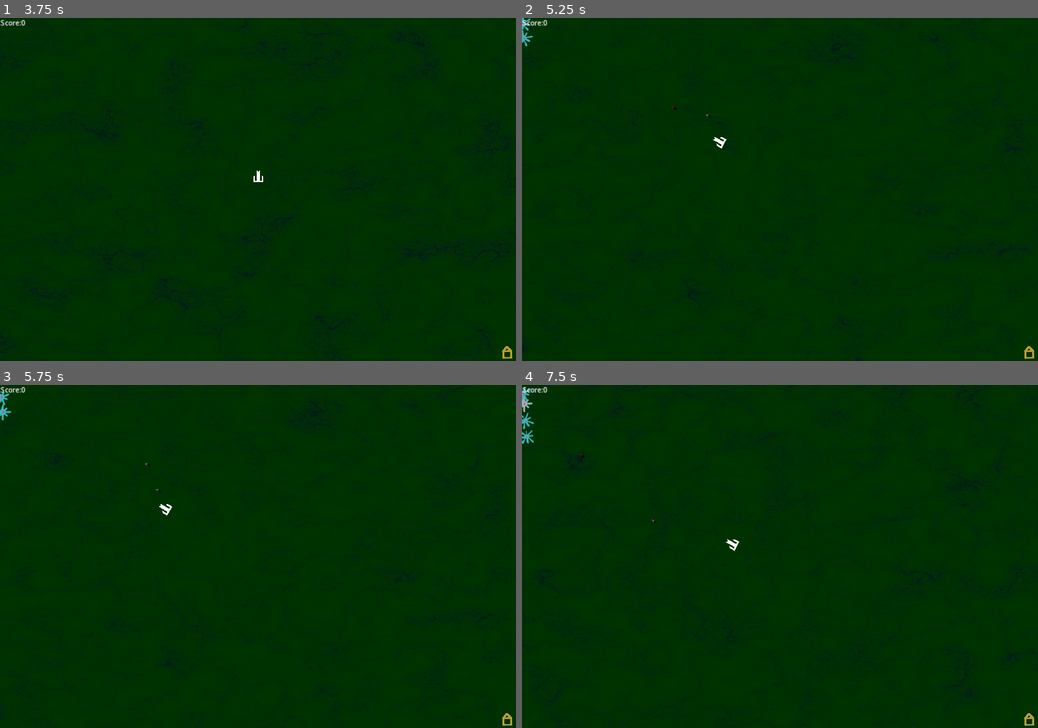
Above: before the commit, frames 1-4 (two rows, left to right).
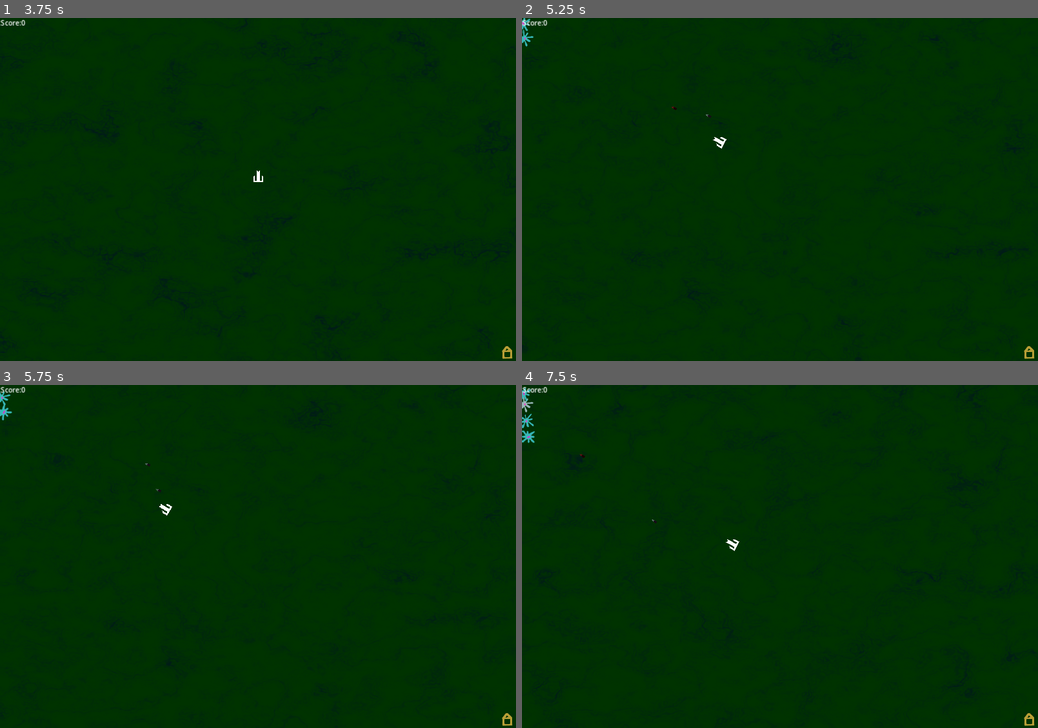
Above: after the commit, the same moments.

Repository: Habidakus/turrim-caelum
Game: Godot game, scene res://Scenes/main.tscn
Two runs of this game, one before a commit and one after it. Both use one fixed random seed, a clock stepped at 60 frames per second and the inputs below. The engine's default icon, where the game draws it, is replaced by a stand-in: a white triangle on a blue panel in a dark square.
Inputs (mouse positions are in pixels of both pictures, inside the frame that each line leads up to):
- Up to frame 1 (3.75 s): tap Enter (pause) at 0.5, 2 s; move the mouse to (371, 172) at 0.52 s; hold D (move_right) 0.53-1.28 s; click (371, 172) at 0.67 s; tap Space at 1.25, 3.5 s; move the mouse to (154, 206) at 1.27 s; hold S (move_down) 1.28-2.03 s; move the mouse to (309, 114) at 2.02 s; hold D (move_right) 2.03-2.75 s; click "Play Now" at 2.75 s; move the mouse to (232, 258) at 3.52 s; hold W (move_up) from 3.53 s (still down); click (232, 258) at 3.67 s
- Up to frame 2 (5.25 s): move the mouse to (934, 240) at 4.27 s; release W (move_up) at 4.28 s; hold A (move_left) from 4.28 s (still down); move the mouse to (625, 138) at 5.02 s
- Up to frame 3 (5.75 s): keep holding A (move_left)
- Up to frame 4 (7.5 s): move the mouse to (805, 556) at 5.77 s; release A (move_left) at 5.78 s; hold S (move_down) 5.78-6.53 s; click (805, 556) at 5.92 s; move the mouse to (702, 470) at 6.52 s; hold D (move_right) 6.53-7.28 s; move the mouse to (893, 539) at 7.27 s; hold W (move_up) from 7.28 s (still down)

Frame 1 is identical in both runs. In frame 2, less than 0.1% of the frame differs, in the area x 0-3%, y 0-9%; in frame 3, less than 0.1%; in frame 4, 0.2%, in the area x 0-26%, y 0-41%.

Commit message:
Added enemies that traveled unique paths

Diff:
--- a/Scripts/main.gd
+++ b/Scripts/main.gd
@@ -154,17 +154,20 @@
 			print_debug("x y = (", x, ", ", y, ")")
 	return best
 
+func request_unique_path(start: Vector2, end: Vector2, pointCount: int) -> Curve2D:
+	var c : Curve2D = Curve2D.new()
+	c.add_point(start)
+	c.add_point(end)
+	var totalPoints = pointCount + 4
+	for i in totalPoints:
+		var length : float = 1800.0 + (1200.0 * (i + 1.0) / totalPoints)
+		var n : Curve2D = add_path_point(start, end, length, c)
+		c = n
+
+	return c
+
 func generate_path(start: Vector2, end: Vector2) -> Curve2D:
-	var two_points : Curve2D = Curve2D.new()
-	two_points.add_point(start)
-	two_points.add_point(end)
-
-	var three_points = add_path_point(start, end, 1800.0, two_points);
-	var four_points = add_path_point(start, end, 2200.0, three_points);
-	var five_points = add_path_point(start, end, 2600.0, four_points);
-	var six_points = add_path_point(start, end, 3000.0, five_points);
-
-	return six_points
+	return request_unique_path(start, end, 4)
 
 func current_path() -> Curve2D:
 	if pathArray.size() == 1:
@@ -223,7 +226,7 @@
 	var mob : Mob = mob_scene.instantiate()
 	mob.position = path.sample_baked(dist)
 	var speed_scale = rng.randf_range(0.8, 1.2)
-	mob.set_target($Castle, speed_scale, id, path, dist)
+	mob.set_target($Castle, speed_scale, id, path, dist, self)
 	call_deferred("add_child", mob)
 	if rolling_mob_health_average == 0:
 		rolling_mob_health_average = mob.hp + mob.armor
--- a/Scripts/mob.gd
+++ b/Scripts/mob.gd
@@ -3,6 +3,7 @@
 class_name Mob
 
 var distance_travelled = 0.0
+var show_path_dist = 1.0
 var target
 var rotateSpeed
 var travelSpeed = 33.0
@@ -26,15 +27,24 @@
 	process_mode = Node.PROCESS_MODE_PAUSABLE
 	self.add_to_group("mob")
 
-func set_target(node : Area2D, rotSpd : float, id : int, p: Curve2D, dist):
+func set_target(node : Area2D, rotSpd : float, id : int, p: Curve2D, dist, pathGenerator):
 	id_for_spawn = id
 	var id_for_hp = id
-	path = p
-	pathLength = path.get_baked_length()
+	var swerve : int = 0
+	show_path_dist = pathGenerator.get_show_path_dist()
 	target = node.position;
 	distance_travelled = dist
 	rotateSpeed = rotSpd;
 	var mutatorA = 0
+	# THIRTEEN - swerve
+	while (id != 0) && (id % 13) == 0:
+		id = int(id / 13)
+		id_for_spawn = int(id_for_spawn / 13)
+		swerve += 1
+		if rotateSpeed > 0:
+			rotateSpeed *= -1.0
+		rotateSpeed *= 1.25
+		show_path_dist *= 0.75
 	# ELEVEN - armored
 	while (id != 0) && (id % 2) == 0:
 		id = int(id / 2)
@@ -51,7 +61,7 @@
 	while (id != 0) && (id % 5) == 0:
 		id = int(id / 5)
 		travelSpeed *= 2.0
-		rotateSpeed *= 2.0
+		rotateSpeed *= 1.5
 		score += 1
 	# THREE - children
 	while (id != 0) && (id % 3) == 0:
@@ -64,6 +74,11 @@
 	while (id_for_hp > 31):
 		id_for_hp -= 31
 		hp *= 1.1
+	if swerve > 0 && pathGenerator != null:
+		path = pathGenerator.request_unique_path(p.get_point_position(0), p.get_point_position(p.point_count - 1), 3 * swerve)
+	else:
+		path = p
+	pathLength = path.get_baked_length()
 	self.scale *= size
 	if mutatorA > 0:
 		$AnimatedSprite2D.material.set_shader_parameter("mutatorA", mutatorA)
@@ -88,6 +103,7 @@
 		var tween = get_tree().create_tween()
 		tween.tween_property(self, "scale", Vector2(0.5, 0.5), 0.1).set_trans(Tween.TRANS_BOUNCE)
 		tween.tween_property(self, "scale", Vector2(size, size), 0.1).set_trans(Tween.TRANS_BOUNCE)
+		distance_travelled -= 3.0
 		return
 
 	var offset = distance_travelled - 20.0
@@ -118,9 +134,10 @@
 
 # Called every frame. 'delta' is the elapsed time since the previous frame.
 func _process(delta):
-	distance_travelled += delta * travelSpeed;
+	distance_travelled += delta * travelSpeed
+
 	self.position = path.sample_baked(distance_travelled)
-	var show_path_dist = get_parent().get_show_path_dist()
+
 	var close : float = (distance_travelled / pathLength) - show_path_dist
 	var spin : float = 25.0
 	if close > 0.05:
